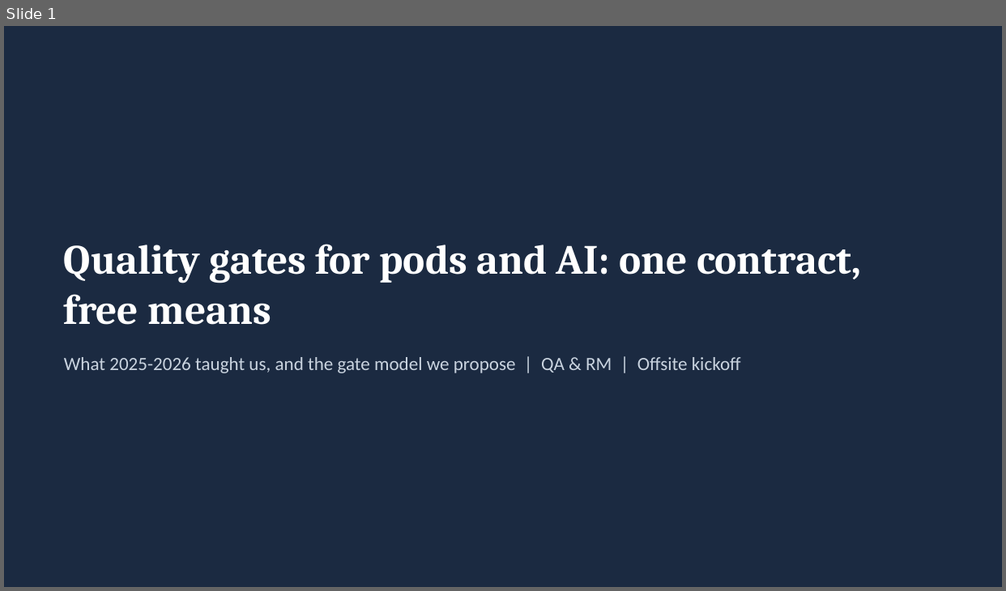
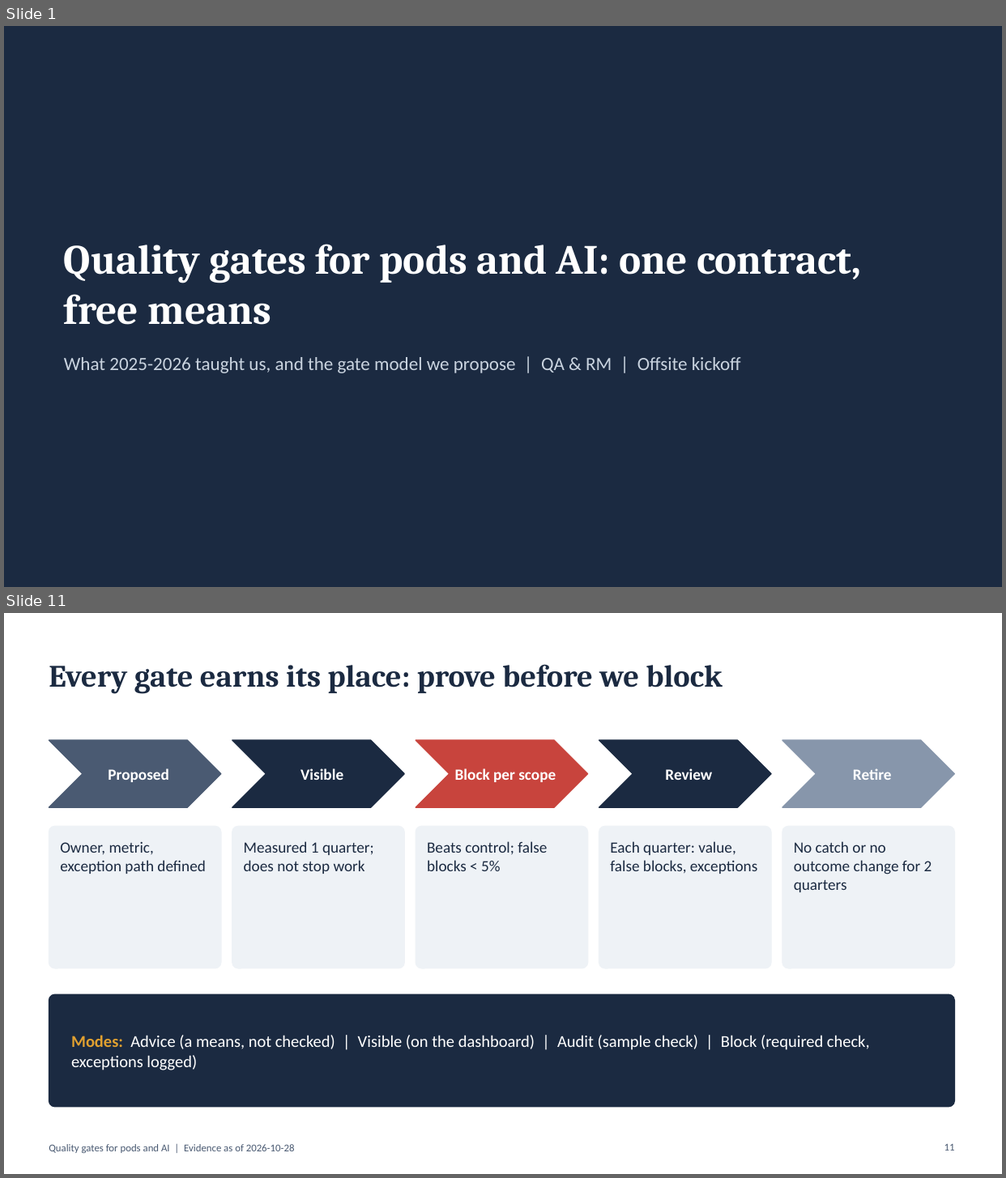
Before and after one commit to Guy-nice/ai-quality-discovery-factory, a slide deck: docs/05-summary/offsite-deck.pptx. Shown one above the other, each under a label of ours: slide 1 before the commit, slides 1 and 11 after it; the slides between them are not shown. The pictures are 1006x591 and 1006x1178 pixels, drawn with LibreOffice and Linux fonts; fonts in the diff are those of the drawing. Boxes give left, top, right and bottom in pixels: in the first picture for what was removed or moved away, otherwise in the second. Text is boxed around its words. In the diff, an @@ line names an element or a change of style, - is before the commit and + after.

```diff
--- a/docs/05-summary/offsite-deck.pptx
+++ b/docs/05-summary/offsite-deck.pptx
@@ slide 11 added at [4, 613, 1002, 1174], background #FFFFFF @@
@@ title added at [49, 664, 722, 694], 30 pt, text #1B2A41, bold @@
+Every gate earns its place: prove before we block
@@ chevron added at [49, 740, 221, 807], fill #4A5A72, outline #4A5A72 1 pt @@
@@ chevron added at [232, 740, 404, 807], fill #1B2A41, outline #1B2A41 1 pt @@
@@ chevron added at [415, 740, 588, 807], fill #C8443D, outline #C8443D 1 pt @@
@@ chevron added at [599, 740, 771, 807], fill #1B2A41, outline #1B2A41 1 pt @@
@@ chevron added at [782, 740, 955, 807], fill #8796AB, outline #8796AB 1 pt @@
@@ text added at [108, 769, 168, 782], 15 pt, text #FFFFFF, bold @@
+Proposed
@@ text added at [300, 769, 343, 780], 15 pt, text #FFFFFF, bold @@
+Visible
@@ text added at [455, 769, 556, 782], 15 pt, text #FFFFFF, bold @@
+Block per scope
@@ text added at [665, 769, 712, 780], 15 pt, text #FFFFFF, bold @@
+Review
@@ text added at [853, 769, 892, 780], 15 pt, text #FFFFFF, bold @@
+Retire
@@ rounded rectangle added at [49, 826, 221, 969], fill #EEF2F6, outline #EEF2F6 1 pt @@
@@ rounded rectangle added at [232, 826, 404, 969], fill #EEF2F6, outline #EEF2F6 1 pt @@
@@ rounded rectangle added at [415, 826, 588, 969], fill #EEF2F6, outline #EEF2F6 1 pt @@
@@ rounded rectangle added at [599, 826, 771, 969], fill #EEF2F6, outline #EEF2F6 1 pt @@
@@ rounded rectangle added at [782, 826, 955, 969], fill #EEF2F6, outline #EEF2F6 1 pt @@
@@ text added at [60, 842, 205, 874], 15 pt, text #1B2A41 @@
+Owner, metric, exception path defined
@@ text added at [244, 841, 374, 874], 15 pt, text #1B2A41 @@
+Measured 1 quarter; does not stop work
@@ text added at [427, 841, 547, 871], 15 pt, text #1B2A41 @@
+Beats control; false blocks < 5%
@@ text added at [610, 841, 757, 874], 15 pt, text #1B2A41 @@
+Each quarter: value, false blocks, exceptions
@@ text added at [794, 841, 932, 892], 15 pt, text #1B2A41 @@
+No catch or no outcome change for 2 quarters
@@ rounded rectangle added at [49, 995, 955, 1107], fill #1B2A41, outline #1B2A41 1 pt @@
@@ text added at [71, 1035, 870, 1071], 16 pt, text #FFFFFF @@
+Modes: Advice (a means, not checked) | Visible (on the dashboard) | Audit (sample check) | Block (required check, exceptions logged)
@@ text added at [49, 1144, 295, 1153], 10 pt, text #4A5A72 @@
+Quality gates for pods and AI | Evidence as of 2026-10-28
@@ page number added at [944, 1144, 955, 1151], 10 pt, text #4A5A72 @@
+11
```
Also in this commit, not shown: 11 slides changed, 4 other slides added, 1 slide removed, 4 other files.
